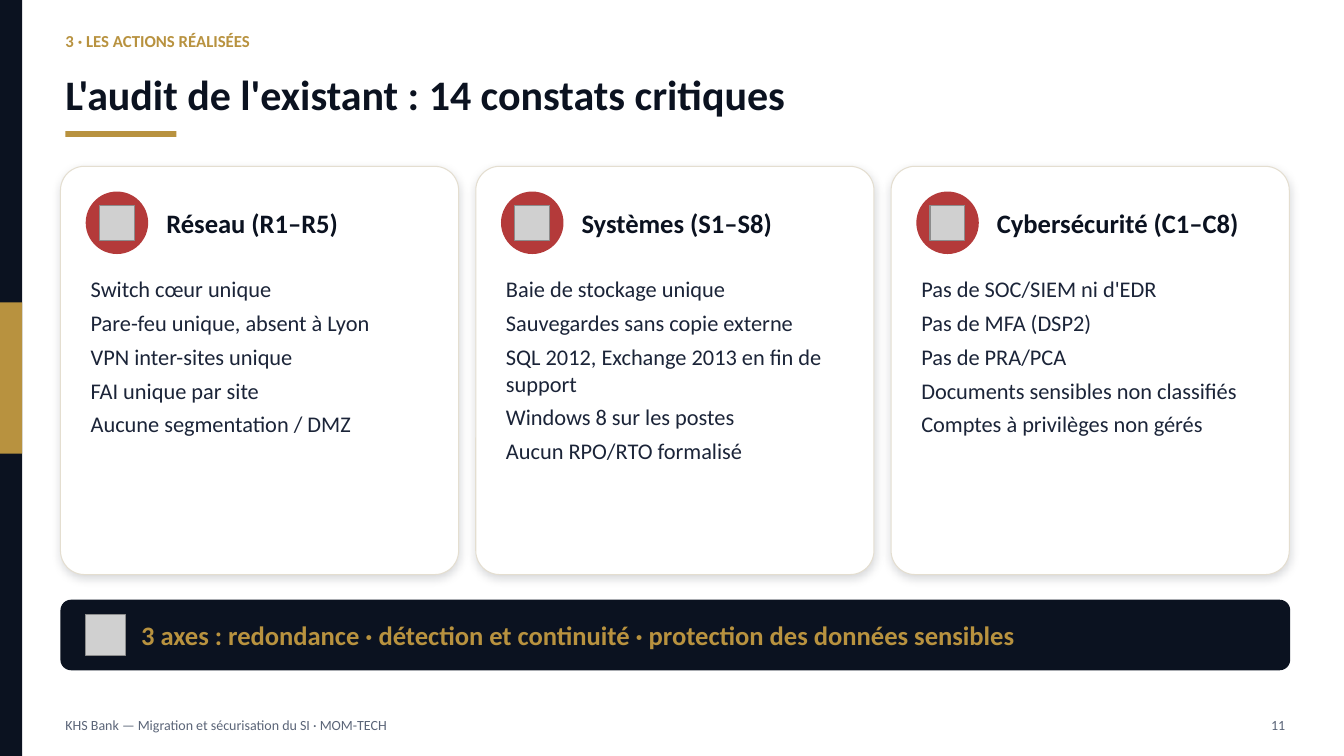
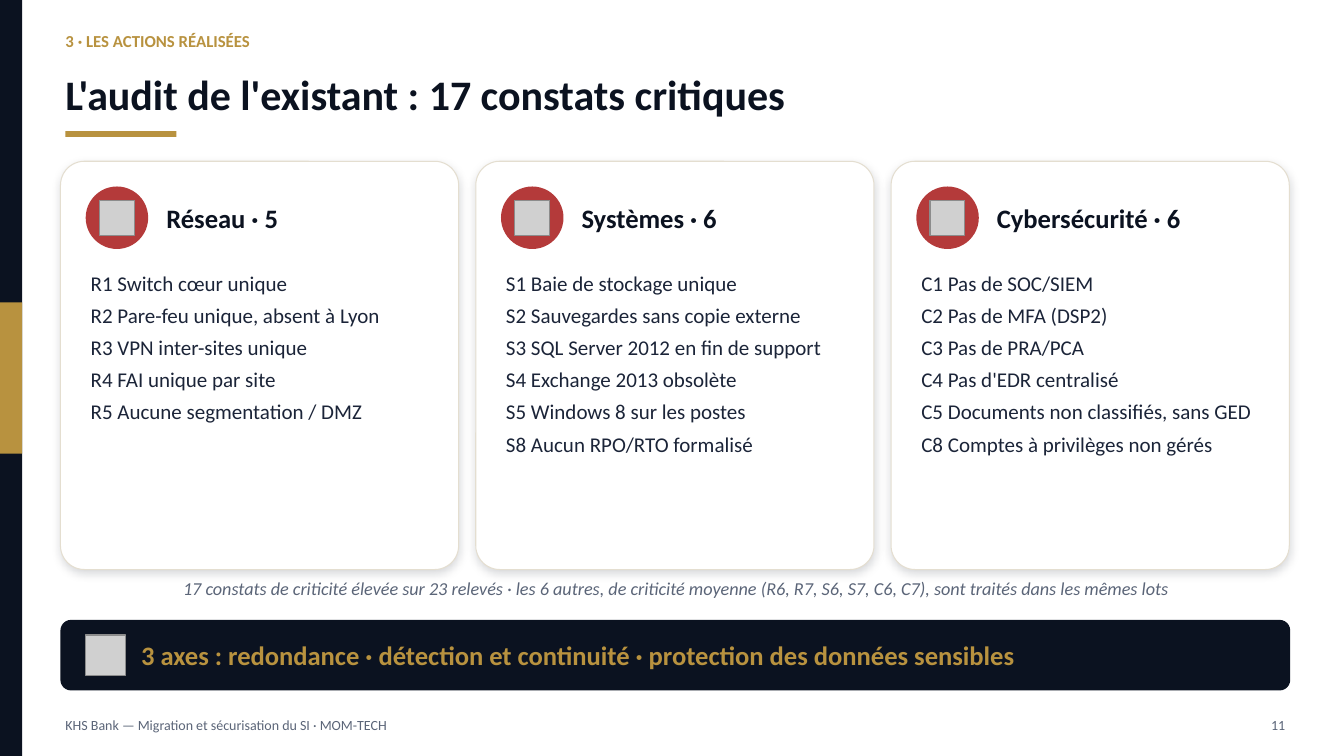
Before and after one commit to ngonomessi-cmd/projet-fin-etude, a slide deck: slide 11 of soutenance/Soutenance_KHS_Bank_MOM-TECH.pptx. Drawn at 1344x756 pixels with LibreOffice and Linux fonts; fonts in the diff are those of the drawing; grey boxes stand for pictures. Boxes give left, top, right and bottom in pixels: in the first picture for what was removed or moved away, otherwise in the second. Text is boxed around its words. In the diff, an @@ line names an element or a change of style, - is before the commit and + after.

```diff
--- a/soutenance/Soutenance_KHS_Bank_MOM-TECH.pptx
+++ b/soutenance/Soutenance_KHS_Bank_MOM-TECH.pptx
@@ text at <box>65,80,785,117</box>: text changed @@
-L'audit de l'existant : 14 constats critiques
+L'audit de l'existant : 17 constats critiques
@@ text at <box>166,209,278,229</box>: text changed @@
-Réseau (R1–R5)
+Réseau · 5
@@ text at <box>582,209,716,233</box>: text changed @@
-Systèmes (S1–S8)
+Systèmes · 6
@@ 3 pictures, 3 rounded rectangles, 3 ellipses: place and size @@
-3 pictures, 3 rounded rectangles, 3 ellipses at <box>60,166,1290,575</box>
+3 pictures, 3 rounded rectangles, 3 ellipses at <box>60,161,1290,570</box>
@@ text at <box>997,209,1180,233</box>: text changed @@
-Cybersécurité (C1–C8)
+Cybersécurité · 6
@@ text at <box>91,276,379,423</box>: text changed; size 16 to 15 pt @@
-Switch cœur unique
-Pare-feu unique, absent à Lyon
-VPN inter-sites unique
-FAI unique par site
-Aucune segmentation / DMZ
+R1 Switch cœur unique
+R2 Pare-feu unique, absent à Lyon
+R3 VPN inter-sites unique
+R4 FAI unique par site
+R5 Aucune segmentation / DMZ
@@ text at <box>506,276,821,453</box>: text changed; size 16 to 15 pt @@
-Baie de stockage unique
-Sauvegardes sans copie externe
-SQL 2012, Exchange 2013 en fin de support
-Windows 8 sur les postes
-Aucun RPO/RTO formalisé
+S1 Baie de stockage unique
+S2 Sauvegardes sans copie externe
+S3 SQL Server 2012 en fin de support
+S4 Exchange 2013 obsolète
+S5 Windows 8 sur les postes
+S8 Aucun RPO/RTO formalisé
@@ text at <box>921,276,1250,456</box>: text changed; size 16 to 15 pt @@
-Pas de SOC/SIEM ni d'EDR
-Pas de MFA (DSP2)
-Pas de PRA/PCA
-Documents sensibles non classifiés
-Comptes à privilèges non gérés
+C1 Pas de SOC/SIEM
+C2 Pas de MFA (DSP2)
+C3 Pas de PRA/PCA
+C4 Pas d'EDR centralisé
+C5 Documents non classifiés, sans GED
+C8 Comptes à privilèges non gérés
@@ text added at <box>183,582,1169,598</box>, 13 pt, text #5B6578, italic @@
+17 constats de criticité élevée sur 23 relevés · les 6 autres, de criticité moyenne (R6, R7, S6, S7, C6, C7), sont traités dans les mêmes lots
@@ 1 picture, 1 text, 1 rounded rectangle: place and size @@
-1 picture, 1 text, 1 rounded rectangle at <box>60,600,1291,670</box>
+1 picture, 1 text, 1 rounded rectangle at <box>60,620,1291,691</box>
```
Also in this commit, not shown: 1 other slide changed, 10 other files.
